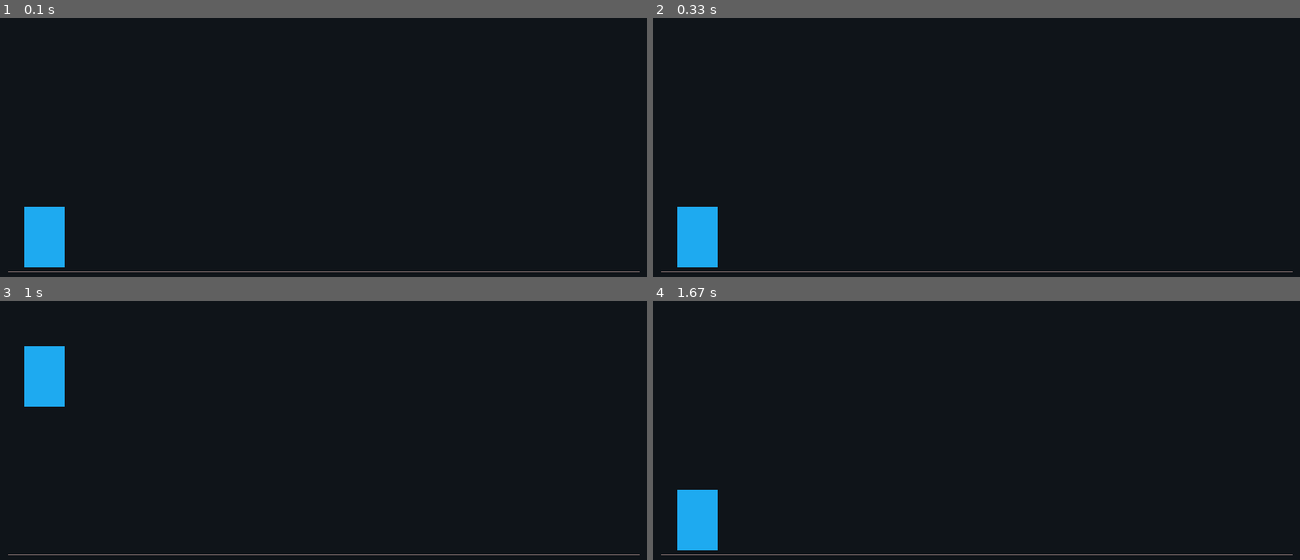
Above: before the commit, frames 1-4 (two rows, left to right).
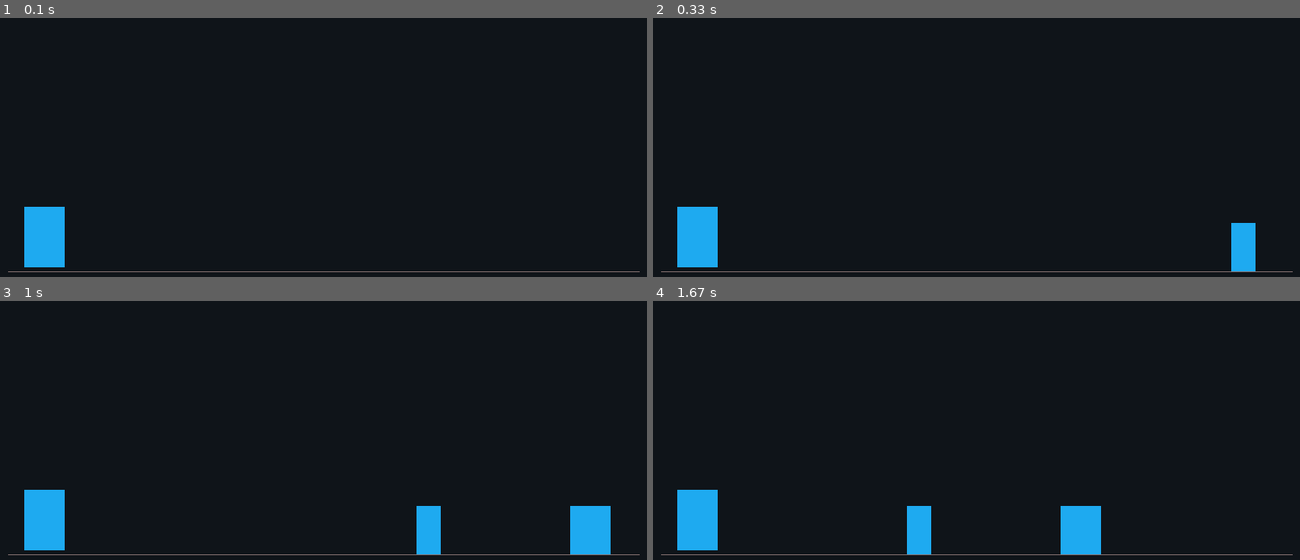
Above: after the commit, the same moments.

Repository: Yt027/Test-Projects
Game: pygame game, started from Python/tux-run/main.py
Same seed, same stepped clock (60 frames per second), same inputs: the game is played once before the commit and once after it.
Inputs:
- Up to frame 1 (0.1 s): no input
- Up to frame 2 (0.33 s): no input
- Up to frame 3 (1 s): tap Space at 0.33 s
- Up to frame 4 (1.67 s): no input

Frame 1 is identical in both runs. In frame 2, 0.7% of the frame differs, in the area x 89-94%, y 79-98%; in frame 3, 4.8%, in the area x 3-95%, y 17-98%; in frame 4, 1.9%.

Commit message:
Updated logic: Game Over on player rect collision

Diff:
--- a/Python/tux-run/main.py
+++ b/Python/tux-run/main.py
@@ -8,13 +8,14 @@
 pygame.display.set_caption("Tux Run")
 
 def add_OBS():
-    GAME["OBS"].append(GAME["OBJ"][randint(0, 2)])
+    GAME["OBS"].append(GAME["OBJ"][randint(0, 2)].copy())
 
 
 # Game function
 def main():
     while True:
-        if randint(0, 100) == 5 and len(GAME["OBS"]) < 3:
+        print(GAME["real_fps"])
+        if randint(0, 100) <= 1 and len(GAME["OBS"]) < 3:
             add_OBS()
 
         for event in pygame.event.get():
@@ -56,7 +57,12 @@
         OBS_BIN = []
         for obs in GAME["OBS"]:
             obs[0] -= PLAYER["run_speed"] * GAME["DELTA"]
-            pygame.draw.rect(screen, COLORS["primary"], (obs[0], obs[1], obs[2], obs[3]))
+            obs_rect = pygame.Rect(obs[0], obs[1], obs[2], obs[3])
+            pygame.draw.rect(screen, COLORS["primary"], obs_rect)
+
+            # Manage collision with player
+            if obs_rect.colliderect((PLAYER["x"], PLAYER["y"], PLAYER["w"], PLAYER["h"])):
+                GAME["OVER"] = True
 
             if obs[0] <= -100:
                 OBS_BIN.append(obs)
@@ -67,6 +73,10 @@
         # Player
         pygame.draw.rect(screen, COLORS["primary"], (PLAYER["x"], PLAYER["y"], PLAYER["w"], PLAYER["h"]))
 
+        # Game Over
+        if GAME["OVER"]:
+            print("Game Over")
+
         # Updating screen
         Window.update()
 
--- a/Python/tux-run/modules.py
+++ b/Python/tux-run/modules.py
@@ -9,9 +9,9 @@
 
     def update():
         MAIN_CLOCK.tick(FPS)
-        fps = MAIN_CLOCK.get_fps()
-        if fps == 0: fps = 60 # Avoid division by zero
-        GAME["DELTA"] = 1/fps
+        GAME["real_fps"] = MAIN_CLOCK.get_fps()
+        if GAME["real_fps"] == 0: GAME["real_fps"] = 10 # Avoid division by zero
+        GAME["DELTA"] = 1/GAME["real_fps"]
         pygame.display.update()
 
     def close():
--- a/Python/tux-run/variables.py
+++ b/Python/tux-run/variables.py
@@ -9,11 +9,12 @@
 SCREEN_HEIGHT = 500
 screen = pygame.display.set_mode((SCREEN_WIDTH, SCREEN_HEIGHT))
 MAIN_CLOCK = pygame.time.Clock()
-FPS = 30
+FPS = 60
 GROUND = SCREEN_HEIGHT - 20
 
 GAME = {
     "DELTA": 0.016,
+    "real_fps": 60,
     "OBJ": [
         # List of game obstacle types
         [SCREEN_WIDTH + 10, GROUND - 40, 20, 40], # Small cactus
@@ -22,7 +23,8 @@
     ],
     "OBS": [
         # List of current obstacles on screen
-    ]
+    ],
+    "OVER": False
 }
 
 PLAYER = {
